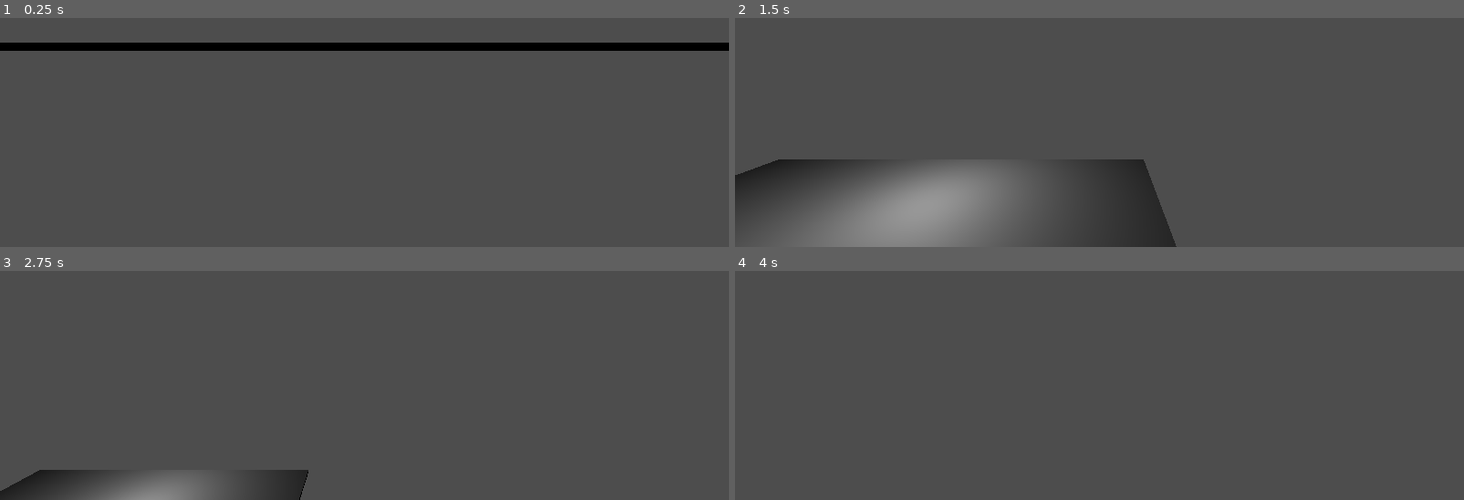
Above: before the commit, frames 1-4 (two rows, left to right).
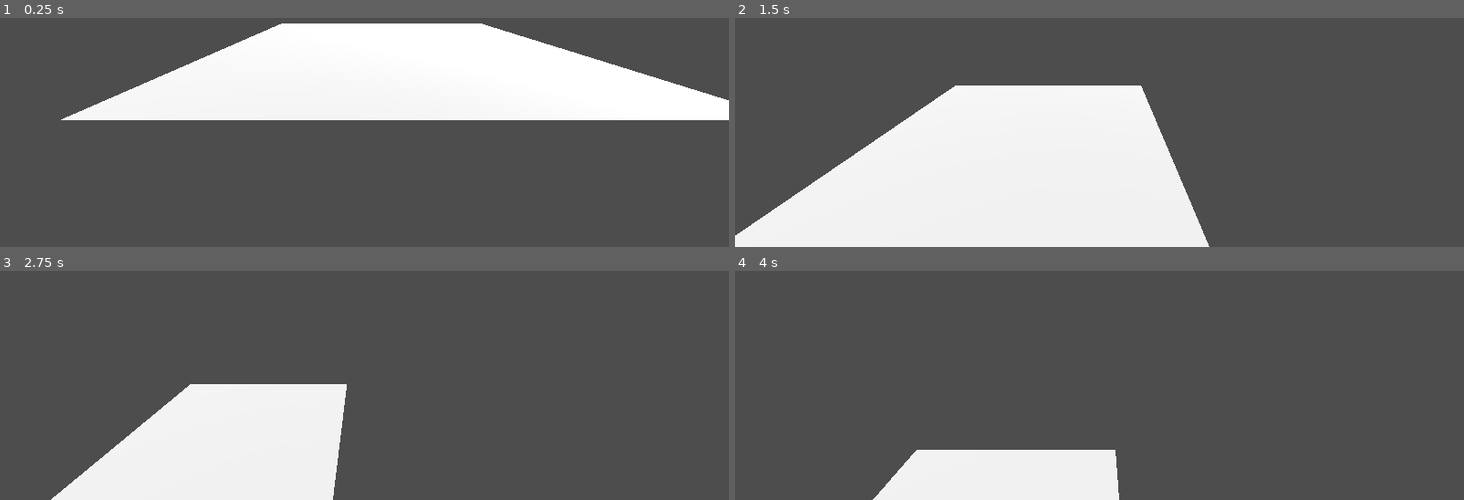
Above: after the commit, the same moments.

Repository: Darius-Gillingham/comp360-group
Game: Godot game, scene res://test3d.tscn
Same seed, same stepped clock (60 frames per second), same inputs: the game is played once before the commit and once after it.
Inputs (mouse positions are in pixels of both pictures, inside the frame that each line leads up to):
- Up to frame 1 (0.25 s): no input
- Up to frame 2 (1.5 s): tap Enter at 0.5 s; move the mouse to (1259, 22) at 0.52 s; hold D 0.53-1.28 s; hold Q 0.53-1.28 s; move the mouse to (953, 63) at 1.27 s; hold S from 1.28 s (still down); tap E at 1.35 s
- Up to frame 3 (2.75 s): move the mouse to (outside the picture) at 2.02 s; release S at 2.03 s; hold D from 2.03 s (still down); hold Q from 2.03 s (still down)
- Up to frame 4 (4 s): move the mouse to (1063, 376) at 2.77 s; release D at 2.78 s; release Q at 2.78 s; hold W 2.78-3.53 s; tap E at 2.85 s; move the mouse to (1318, 355) at 3.52 s; hold A from 3.53 s (still down); hold Q from 3.53 s (still down)

The runs differ from the first frame. In frame 1, 29% of the frame differs, in the area x 0-100%, y 2-45%; in frame 2, 34%, in the area x 0-66%, y 29-100%; in frame 3, 16%; in frame 4, 6.7%.

Commit message:
Quad Plane Generation
Added a Node3D called surface which has attached script to generate a plane out of an array of quads.

2 inputs; size (Number of quads per size) and spacing (how far apart each vertex is).

Currently renders a flat plane, but should be easily altered to include height. Will look into that soon.

Other notes:
- Replace current light with DirectionalLight3D

- Commented out code from Sept 23rd's lab

- Made both MeshInstance3D nodes hidden

- Changed rendering mode to compatibility because my system wasn't rendering correctly

Diff:
--- a/node_3d.gd
+++ b/node_3d.gd
@@ -4,29 +4,30 @@
 var st = SurfaceTool.new()
 
 func _ready():
-	st.begin(Mesh.PRIMITIVE_TRIANGLES) # mode controls kind of geometry
-
-	st.set_uv(Vector2(0, 0))
-	st.add_vertex(Vector3(0, 0, 0)) # vertex 0
-	st.set_uv(Vector2(1, 0))
-	st.add_vertex(Vector3(1, 0, 0)) # vertex 1
-	st.set_uv(Vector2(1, 1))
-	st.add_vertex(Vector3(1, 0, 1)) # vertex 2
-	st.set_uv(Vector2(0, 1))
-	st.add_vertex(Vector3(0, 0, 1)) # vertex 3
-
-	# make the first triangle
-	st.add_index(0)
-	st.add_index(1)
-	st.add_index(2)
-
-	# make the second triangle
-	st.add_index(0)
-	st.add_index(2)
-	st.add_index(3)
-
-	st.generate_normals() # normals point perpendicular up from each face
-
-	var mesh = st.commit() # arranges mesh data structures into arrays
-	land.mesh = mesh
-	add_child(land)
+	pass
+	#st.begin(Mesh.PRIMITIVE_TRIANGLES) # mode controls kind of geometry
+#
+	#st.set_uv(Vector2(0, 0))
+	#st.add_vertex(Vector3(0, 0, 0)) # vertex 0
+	#st.set_uv(Vector2(1, 0))
+	#st.add_vertex(Vector3(1, 0, 0)) # vertex 1
+	#st.set_uv(Vector2(1, 1))
+	#st.add_vertex(Vector3(1, 0, 1)) # vertex 2
+	#st.set_uv(Vector2(0, 1))
+	#st.add_vertex(Vector3(0, 0, 1)) # vertex 3
+#
+	## make the first triangle
+	#st.add_index(0)
+	#st.add_index(1)
+	#st.add_index(2)
+#
+	## make the second triangle
+	#st.add_index(0)
+	#st.add_index(2)
+	#st.add_index(3)
+#
+	#st.generate_normals() # normals point perpendicular up from each face
+#
+	#var mesh = st.commit() # arranges mesh data structures into arrays
+	#land.mesh = mesh
+	#add_child(land)
--- a/project.godot
+++ b/project.godot
@@ -18,3 +18,8 @@
 [dotnet]
 
 project/assembly_name="test3"
+
+[rendering]
+
+renderer/rendering_method="gl_compatibility"
+renderer/rendering_method.mobile="gl_compatibility"
--- /dev/null
+++ b/surface.gd
@@ -0,0 +1,52 @@
+extends Node3D
+
+func _ready():
+	var mesh_instance = MeshInstance3D.new()
+	var mat = StandardMaterial3D.new()
+	mat.cull_mode = BaseMaterial3D.CULL_DISABLED
+
+	mesh_instance.mesh = generate_grid_slow(25,.25)
+	mesh_instance.material_override = mat
+	add_child(mesh_instance)
+	pass
+
+func generate_grid_slow(size, spacing):
+	var st = SurfaceTool.new()
+	st.begin(Mesh.PRIMITIVE_TRIANGLES)
+	var vertex_count = 0
+
+	for x in range(size):
+		for y in range(size):
+			var v0_pos = Vector3(x * spacing, y * spacing, 0)
+			var v1_pos = Vector3((x + 1) * spacing, y * spacing, 0)
+			var v2_pos = Vector3((x + 1) * spacing, (y + 1) * spacing, 0)
+			var v3_pos = Vector3(x * spacing, (y + 1) * spacing, 0)
+
+			st.set_uv(Vector2(0,0))
+			st.add_vertex(Vector3(x*spacing,0 , y*spacing)) #V0
+			st.set_uv(Vector2(1,0))
+			st.add_vertex(Vector3((x+1)*spacing, 0, y*spacing)) #V1
+			st.set_uv(Vector2(1,1))
+			st.add_vertex(Vector3((x+1)*spacing, 0, (y+1)*spacing)) #V2
+			st.set_uv(Vector2(0,1))
+			st.add_vertex(Vector3(x*spacing, 0, (y+1)*spacing)) #V3
+
+			var v0 = vertex_count
+			var v1 = vertex_count + 1
+			var v2 = vertex_count + 2
+			var v3 = vertex_count + 3
+
+			# First triangle (V0, V1, V2)
+			st.add_index(v0)
+			st.add_index(v1)
+			st.add_index(v2)
+
+			# Second triangle (V0, V2, V3)
+			st.add_index(v0)
+			st.add_index(v2)
+			st.add_index(v3)
+
+			vertex_count += 4
+	st.generate_normals() # normals point perpendicular up from each face
+	print(vertex_count/4, " quads printed")
+	return st.commit() # arranges mesh data structures into arrays
--- a/test3d.tscn
+++ b/test3d.tscn
@@ -1,24 +1,31 @@
-[gd_scene load_steps=4 format=3 uid="uid://dbh0dabnmtfmf"]
+[gd_scene load_steps=5 format=3 uid="uid://dbh0dabnmtfmf"]
 
 [ext_resource type="Script" uid="uid://b2b2ibtfg1at" path="res://node_3d.gd" id="1_vf330"]
 [ext_resource type="Script" uid="uid://dehpav7dbf08b" path="res://camera_movement.gd" id="2_wcuis"]
+[ext_resource type="Script" uid="uid://bb85xdge3elfh" path="res://surface.gd" id="3_pboeg"]
 
 [sub_resource type="BoxMesh" id="BoxMesh_vf330"]
 
 [node name="Node3D" type="Node3D"]
 script = ExtResource("1_vf330")
 
+[node name="DirectionalLight3D" type="DirectionalLight3D" parent="."]
+transform = Transform3D(-0.8660254, -0.43301278, 0.25, 0, 0.49999997, 0.86602545, -0.50000006, 0.75, -0.43301266, 12.958458, 9.051016, 9.069332)
+shadow_enabled = true
+
 [node name="MeshInstance3D" type="MeshInstance3D" parent="."]
+visible = false
 
 [node name="MeshInstance3D2" type="MeshInstance3D" parent="."]
-transform = Transform3D(6.3810635, 0, 0, 0, 0.045171738, 0, 0, 0, 2.5970929, -0.1892873, 0, 0)
+transform = Transform3D(6.3810635, 0, 0, 0, 0.045171738, 0, 0, 0, 2.5970929, -0.1892873, -0.41258, 0)
+visible = false
 mesh = SubResource("BoxMesh_vf330")
 
 [node name="Node3D" type="Node3D" parent="."]
 script = ExtResource("2_wcuis")
 
 [node name="Camera3D" type="Camera3D" parent="Node3D"]
-transform = Transform3D(1, 0, 0, 0, 1, 0, 0, 0, 1, -0.020912632, 0.024341583, 2.7805874)
+transform = Transform3D(-4.28189e-08, 0.20104373, -0.97958225, 8.7879e-09, 0.97958225, 0.20104373, 1, 0, -4.371139e-08, -2.089839, 1.1094353, 2.5994189)
 
-[node name="OmniLight3D" type="OmniLight3D" parent="."]
-transform = Transform3D(1, 0, 0, 0, 1, 0, 0, 0, 1, 0, 1, 0)
+[node name="Surface" type="Node3D" parent="."]
+script = ExtResource("3_pboeg")
Not shown, added: surface.gd.uid
